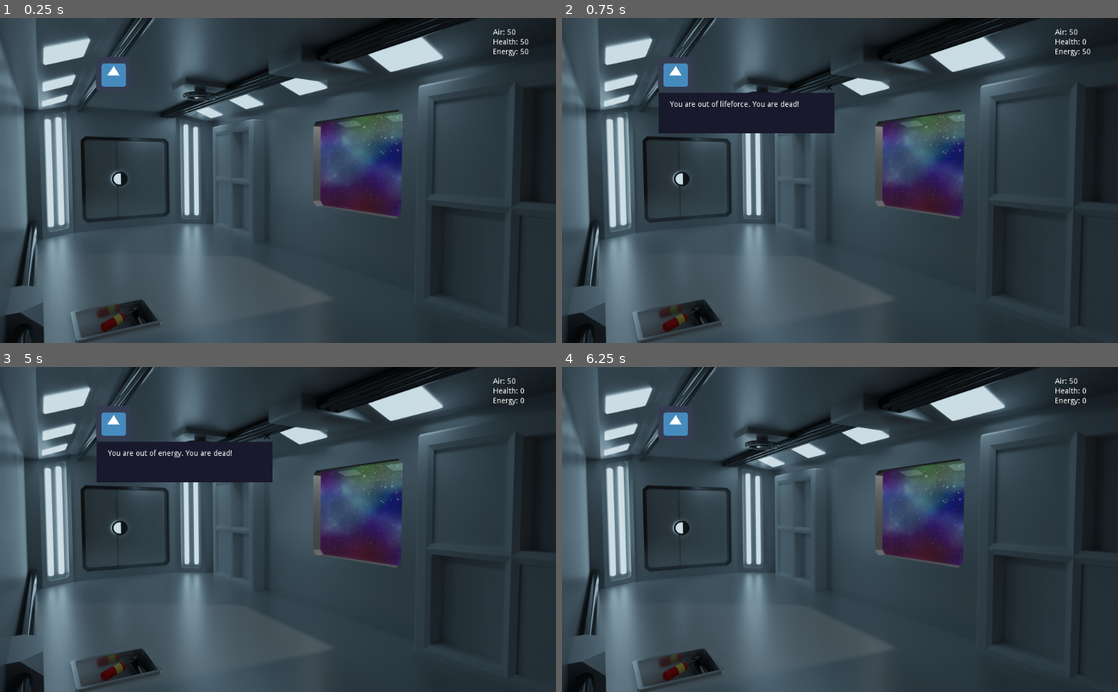
Above: before the commit, frames 1-4 (two rows, left to right).
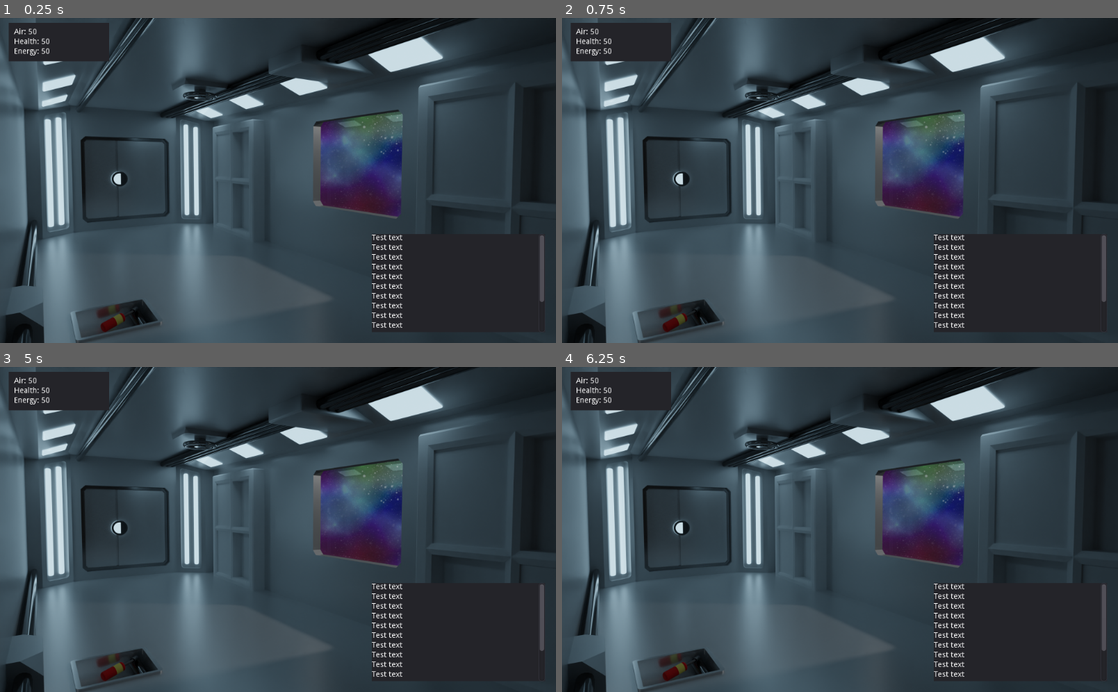
Above: after the commit, the same moments.

Repository: Ghotfall/LD50_YourLastSpace
Game: Godot game, scene res://Main.tscn
Same seed, same stepped clock (60 frames per second), same inputs: the game is played once before the commit and once after it. The engine's default icon, where the game draws it, is replaced by a stand-in: a white triangle on a blue panel in a dark square.
Inputs (mouse positions are in pixels of both pictures, inside the frame that each line leads up to):
- Up to frame 1 (0.25 s): no input
- Up to frame 2 (0.75 s): tap Enter at 0.5 s; move the mouse to (673, 73) at 0.52 s; click (673, 73) at 0.67 s
- Up to frame 3 (5 s): tap Space at 1.25, 2.75, 4.25 s; move the mouse to (166, 545) at 1.27 s; click (166, 545) at 1.42 s; tap Enter at 2, 3.5 s; move the mouse to (333, 458) at 2.02 s; click (333, 458) at 2.17 s; move the mouse to (250, 594) at 2.77 s; click (250, 594) at 2.92 s; move the mouse to (444, 578) at 3.52 s; click (444, 578) at 3.67 s; move the mouse to (111, 480) at 4.27 s; click (111, 480) at 4.42 s
- Up to frame 4 (6.25 s): move the mouse to (867, 529) at 5.02 s; click (867, 529) at 5.17 s; move the mouse to (756, 448) at 5.77 s; click (756, 448) at 5.92 s

The runs differ from the first frame. In frame 1, 4.8% of the frame differs, in the area x 1-98%, y 1-96%; in frame 2, 8.3%; in frame 3, 8.3%; in frame 4, 4.8%.

Commit message:
Modify UI and add some other stuff

Diff:
--- a/Main.gd
+++ b/Main.gd
@@ -3,9 +3,11 @@
 onready var testBtn = $Control/Button
 onready var testPopup = $Control/PopupDialog
 
-onready var air_label = $UI/VBoxContainer/AirLabel
-onready var health_label = $UI/VBoxContainer/HealthLabel
-onready var energy_label = $UI/VBoxContainer/EnergyLabel
+onready var air_label = $UI/Panel/VBoxContainer/AirLabel
+onready var health_label = $UI/Panel/VBoxContainer/HealthLabel
+onready var energy_label = $UI/Panel/VBoxContainer/EnergyLabel
+
+onready var list = $UI/Panel2/ScrollContainer/Elements
 
 var air: int = 50
 var health: int = 50 setget health_set
@@ -40,6 +42,10 @@
 	set_health_text(health)
 	set_energy_text(energy)
 
+	var n = Button.new()
+	n.text = "Wow, I added this button!"
+
+
 
 
 func _on_Button_pressed():
--- a/Main.tscn
+++ b/Main.tscn
@@ -1,16 +1,9 @@
-[gd_scene load_steps=8 format=2]
+[gd_scene load_steps=5 format=2]
 
 [ext_resource path="res://Main.gd" type="Script" id=1]
-[ext_resource path="res://icon.png" type="Texture" id=2]
-[ext_resource path="res://Airlock.gd" type="Script" id=3]
+[ext_resource path="res://main_theme.tres" type="Theme" id=2]
 [ext_resource path="res://img/bg.webp" type="Texture" id=4]
 [ext_resource path="res://img/interior.png" type="Texture" id=5]
-
-[sub_resource type="StyleBoxFlat" id=2]
-bg_color = Color( 0.0980392, 0.101961, 0.176471, 1 )
-
-[sub_resource type="RectangleShape2D" id=1]
-extents = Vector2( 32, 32 )
 
 [node name="Main" type="Node2D"]
 script = ExtResource( 1 )
@@ -25,75 +18,159 @@
 scale = Vector2( 0.5, 0.5 )
 texture = ExtResource( 5 )
 
-[node name="Control" type="Control" parent="."]
-margin_left = 305.0
-margin_top = 196.0
-margin_right = 680.0
-margin_bottom = 381.0
-
-[node name="PopupDialog" type="WindowDialog" parent="Control"]
-margin_left = 178.0
-margin_top = 138.0
-margin_right = 502.0
-margin_bottom = 213.0
-custom_styles/panel = SubResource( 2 )
-
-[node name="Label" type="Label" parent="Control/PopupDialog"]
-margin_left = 21.0
-margin_top = 15.0
-margin_right = 209.0
-margin_bottom = 29.0
-text = "Some text inside your popup!"
-
-[node name="Airlock" type="Area2D" parent="."]
-position = Vector2( 209, 104 )
-script = ExtResource( 3 )
-__meta__ = {
-"_edit_group_": true
-}
-
-[node name="Sprite" type="Sprite" parent="Airlock"]
-texture = ExtResource( 2 )
-
-[node name="CollisionShape2D" type="CollisionShape2D" parent="Airlock"]
-shape = SubResource( 1 )
-
 [node name="EnergyTimer" type="Timer" parent="."]
-autostart = true
 
 [node name="UI" type="Control" parent="."]
-anchor_left = 1.0
 anchor_right = 1.0
-margin_left = 870.0
+anchor_bottom = 1.0
+margin_left = 1.0
 margin_right = 1024.0
-margin_bottom = 98.0
+margin_bottom = 600.0
+theme = ExtResource( 2 )
 
-[node name="VBoxContainer" type="VBoxContainer" parent="UI"]
-anchor_left = 1.0
+[node name="Panel" type="Panel" parent="UI"]
+anchor_left = 0.015
+anchor_top = 0.015
+anchor_right = 0.05
+anchor_bottom = 0.015
+margin_right = 149.0
+margin_bottom = 71.0
+
+[node name="VBoxContainer" type="VBoxContainer" parent="UI/Panel"]
 anchor_right = 1.0
-margin_left = -116.0
-margin_top = 20.0
-margin_right = -20.0
-margin_bottom = 70.0
+anchor_bottom = 1.0
+margin_left = 10.0
+margin_top = 10.0
+margin_right = -10.0
+margin_bottom = -10.0
 grow_horizontal = 0
+alignment = 1
 
-[node name="AirLabel" type="Label" parent="UI/VBoxContainer"]
-margin_right = 96.0
+[node name="AirLabel" type="Label" parent="UI/Panel/VBoxContainer"]
+margin_right = 164.0
 margin_bottom = 14.0
 text = "Air: $0"
 
-[node name="HealthLabel" type="Label" parent="UI/VBoxContainer"]
+[node name="HealthLabel" type="Label" parent="UI/Panel/VBoxContainer"]
 margin_top = 18.0
-margin_right = 96.0
+margin_right = 164.0
 margin_bottom = 32.0
 text = "Health: $0"
 
-[node name="EnergyLabel" type="Label" parent="UI/VBoxContainer"]
+[node name="EnergyLabel" type="Label" parent="UI/Panel/VBoxContainer"]
 margin_top = 36.0
-margin_right = 96.0
+margin_right = 164.0
 margin_bottom = 50.0
 text = "Energy: $0"
 
-[connection signal="airlock_clicked" from="Airlock" to="." method="_on_Airlock_airlock_clicked"]
-[connection signal="input_event" from="Airlock" to="Airlock" method="_on_Airlock_input_event"]
+[node name="Panel2" type="Panel" parent="UI"]
+anchor_left = 1.0
+anchor_top = 1.0
+anchor_right = 1.0
+anchor_bottom = 1.0
+margin_left = -339.0
+margin_top = -201.0
+margin_right = -20.0
+margin_bottom = -20.0
+grow_horizontal = 0
+grow_vertical = 0
+
+[node name="ScrollContainer" type="ScrollContainer" parent="UI/Panel2"]
+anchor_right = 1.0
+anchor_bottom = 1.0
+
+[node name="Elements" type="VBoxContainer" parent="UI/Panel2/ScrollContainer"]
+margin_right = 307.0
+margin_bottom = 266.0
+size_flags_horizontal = 3
+
+[node name="Label" type="Label" parent="UI/Panel2/ScrollContainer/Elements"]
+margin_right = 307.0
+margin_bottom = 14.0
+text = "Test text"
+
+[node name="Label2" type="Label" parent="UI/Panel2/ScrollContainer/Elements"]
+margin_top = 18.0
+margin_right = 307.0
+margin_bottom = 32.0
+text = "Test text"
+
+[node name="Label3" type="Label" parent="UI/Panel2/ScrollContainer/Elements"]
+margin_top = 36.0
+margin_right = 307.0
+margin_bottom = 50.0
+text = "Test text"
+
+[node name="Label4" type="Label" parent="UI/Panel2/ScrollContainer/Elements"]
+margin_top = 54.0
+margin_right = 307.0
+margin_bottom = 68.0
+text = "Test text"
+
+[node name="Label5" type="Label" parent="UI/Panel2/ScrollContainer/Elements"]
+margin_top = 72.0
+margin_right = 307.0
+margin_bottom = 86.0
+text = "Test text"
+
+[node name="Label6" type="Label" parent="UI/Panel2/ScrollContainer/Elements"]
+margin_top = 90.0
+margin_right = 307.0
+margin_bottom = 104.0
+text = "Test text"
+
+[node name="Label7" type="Label" parent="UI/Panel2/ScrollContainer/Elements"]
+margin_top = 108.0
+margin_right = 307.0
+margin_bottom = 122.0
+text = "Test text"
+
+[node name="Label8" type="Label" parent="UI/Panel2/ScrollContainer/Elements"]
+margin_top = 126.0
+margin_right = 307.0
+margin_bottom = 140.0
+text = "Test text"
+
+[node name="Label9" type="Label" parent="UI/Panel2/ScrollContainer/Elements"]
+margin_top = 144.0
+margin_right = 307.0
+margin_bottom = 158.0
+text = "Test text"
+
+[node name="Label10" type="Label" parent="UI/Panel2/ScrollContainer/Elements"]
+margin_top = 162.0
+margin_right = 307.0
+margin_bottom = 176.0
+text = "Test text"
+
+[node name="Label11" type="Label" parent="UI/Panel2/ScrollContainer/Elements"]
+margin_top = 180.0
+margin_right = 307.0
+margin_bottom = 194.0
+text = "Test text"
+
+[node name="Label12" type="Label" parent="UI/Panel2/ScrollContainer/Elements"]
+margin_top = 198.0
+margin_right = 307.0
+margin_bottom = 212.0
+text = "Test text"
+
+[node name="Label13" type="Label" parent="UI/Panel2/ScrollContainer/Elements"]
+margin_top = 216.0
+margin_right = 307.0
+margin_bottom = 230.0
+text = "Test text"
+
+[node name="Label14" type="Label" parent="UI/Panel2/ScrollContainer/Elements"]
+margin_top = 234.0
+margin_right = 307.0
+margin_bottom = 248.0
+text = "Test text"
+
+[node name="Label15" type="Label" parent="UI/Panel2/ScrollContainer/Elements"]
+margin_top = 252.0
+margin_right = 307.0
+margin_bottom = 266.0
+text = "Test text"
+
 [connection signal="timeout" from="EnergyTimer" to="." method="_on_EnergyTimer_timeout"]
--- /dev/null
+++ b/main_theme.tres
@@ -0,0 +1,3 @@
+[gd_resource type="Theme" format=2]
+
+[resource]
